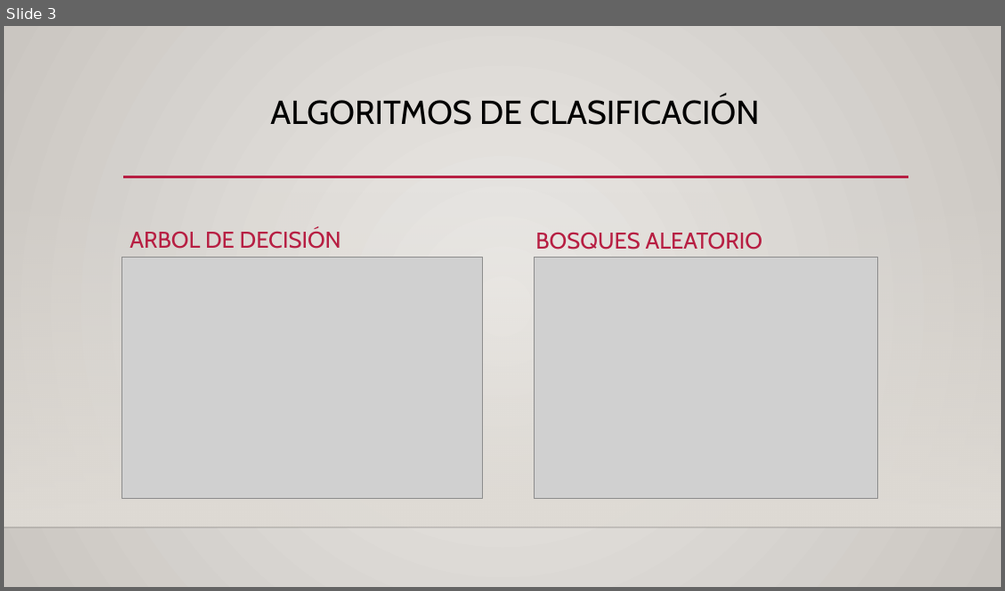
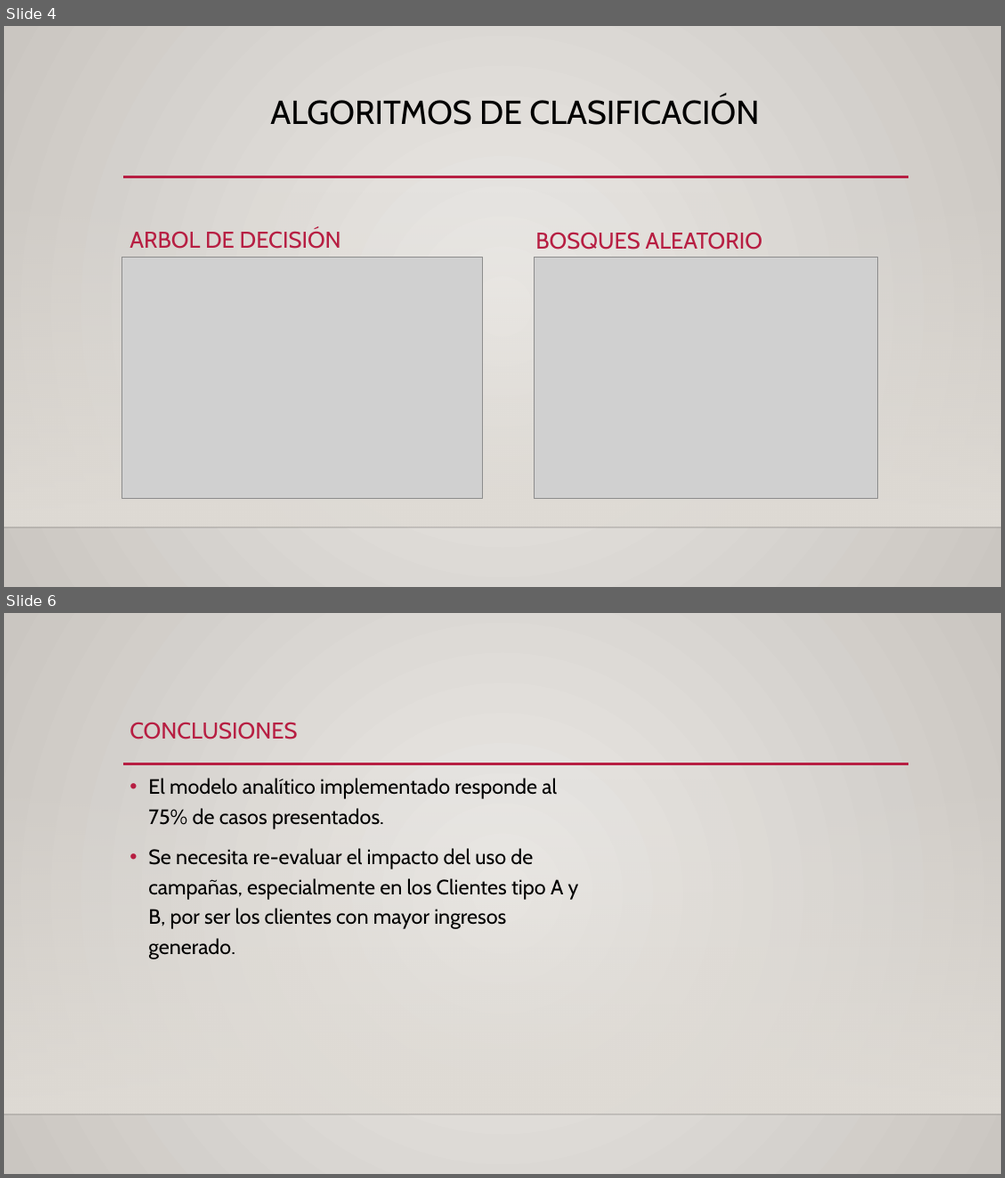
Before and after one commit to hymsly/DS, a slide deck: CasoBCP_HansAmaro.pptx. Shown one above the other, each under a label of ours: slide 3 before the commit, slides 4 and 6 after it; the slides between them are not shown. The pictures are 1005x591 and 1005x1178 pixels, drawn with LibreOffice and Linux fonts; fonts in the diff are those of the drawing; grey boxes stand for pictures; background and template pictures are left out. Boxes give left, top, right and bottom in pixels: in the first picture for what was removed or moved away, otherwise in the second. Text is boxed around its words. In the diff, an @@ line names an element or a change of style, - is before the commit and + after.

```diff
--- a/CasoBCP_HansAmaro.pptx
+++ b/CasoBCP_HansAmaro.pptx
@@ slide 6 added at bbox=[4, 613, 1001, 1174], background gradient #ECEAE7 to #CAC7C1; not listed: 3 template elements that a slide beside it also shows @@
@@ text added at bbox=[129, 722, 297, 739], 22 pt, text #B71E42 @@
+CONCLUSIONES
@@ text added at bbox=[148, 778, 579, 959], 20 pt, text #000000 @@
+• El modelo analítico implementado responde al 75% de casos presentados.
+• Se necesita re-evaluar el impacto del uso de campañas, especialmente en los Clientes tipo A y B, por ser los clientes con mayor ingresos generado.
@@ what was slide 3 is now slide 4 @@
```
Also in this commit, not shown: 1 slide changed, 2 other slides added, 2 slides removed, 2 other files.
